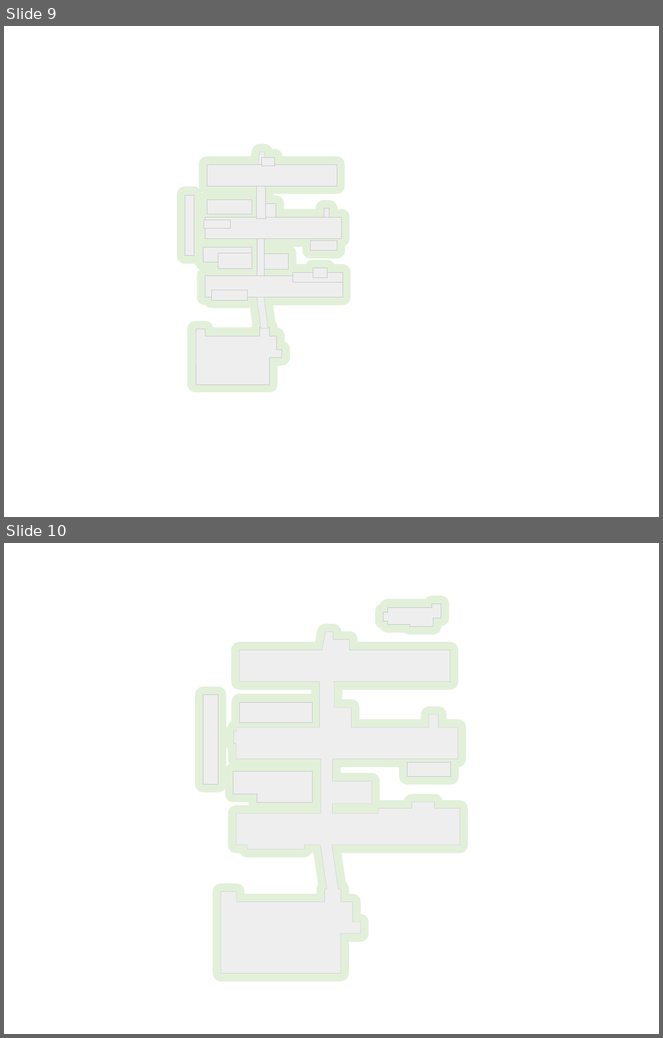
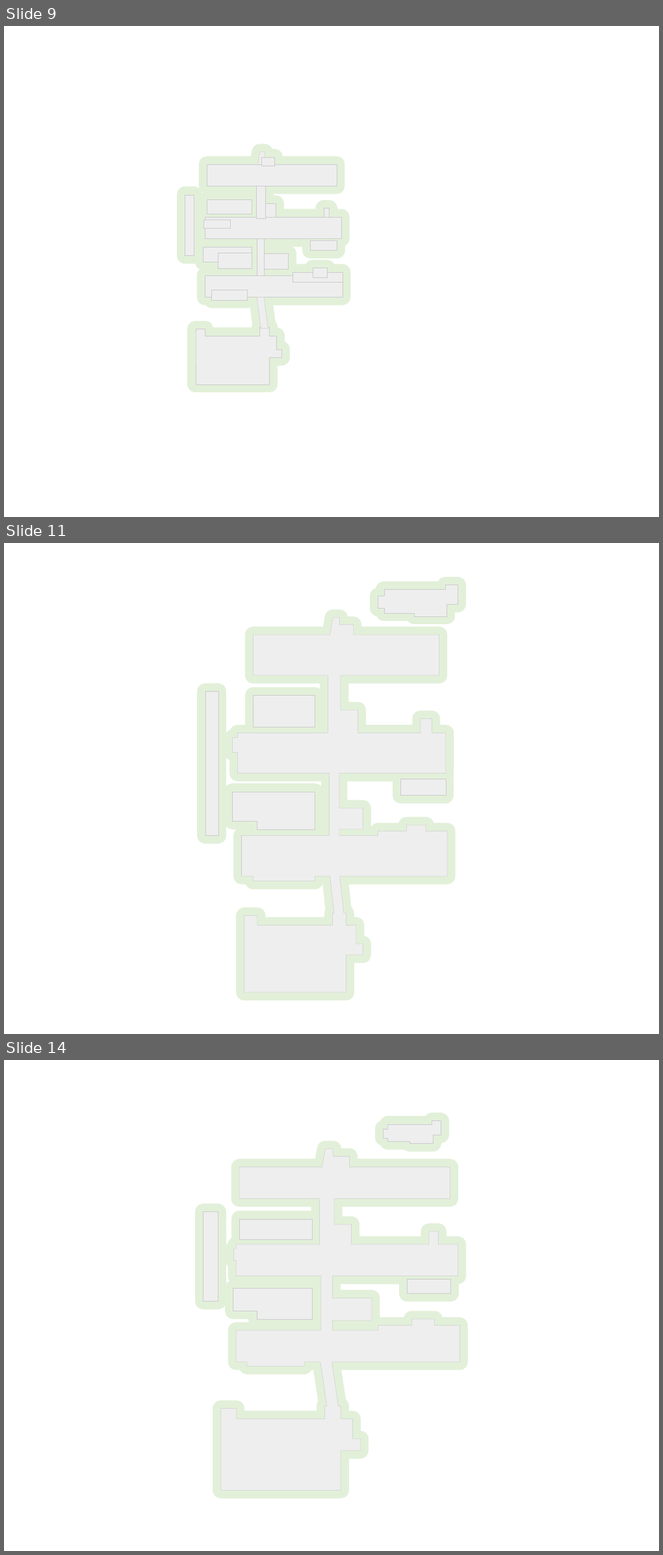
Before and after one commit to nearfactory/toinsai-kagaku, a slide deck: 2d/main.pptx. Shown one above the other, each under a label of ours: slides 9 and 10 before the commit, slides 9, 11 and 14 after it; the slides between them are not shown. The pictures are 663x1038 and 663x1555 pixels, drawn with LibreOffice and Linux fonts; fonts in the diff are those of the drawing. Boxes give left, top, right and bottom in pixels: in the first picture for what was removed or moved away, otherwise in the second. Text is boxed around its words. In the diff, an @@ line names an element or a change of style, - is before the commit and + after.

```diff
--- a/2d/main.pptx
+++ b/2d/main.pptx
@@ slide 11 added at (x1=4, y1=543, x2=659, y2=1034), background #FFFFFF @@
@@ freeform shape added at (x1=378, y1=585, x2=458, y2=616), fill #EEEEEE, outline #CCCCCC 0.5 pt @@
@@ freeform shape added at (x1=232, y1=617, x2=447, y2=993), fill #EEEEEE, outline #CCCCCC 0.5 pt @@
@@ rectangle added at (x1=206, y1=691, x2=218, y2=835), fill #EEEEEE, outline #CCCCCC 0.5 pt @@
@@ rectangle added at (x1=254, y1=696, x2=315, y2=727), fill #EEEEEE, outline #CCCCCC 0.5 pt @@
@@ group added at (x1=206, y1=585, x2=458, y2=993): 3 rectangles, 3 freeform shapes @@
@@ freeform shape added at (x1=232, y1=792, x2=315, y2=830), fill #EEEEEE, outline #CCCCCC 0.5 pt @@
@@ rectangle added at (x1=401, y1=779, x2=446, y2=796), fill #EEEEEE, outline #CCCCCC 0.5 pt @@
@@ what was slide 10 is now slide 14 @@
```
Also in this commit, not shown: 3 other slides added, 10 other files.
